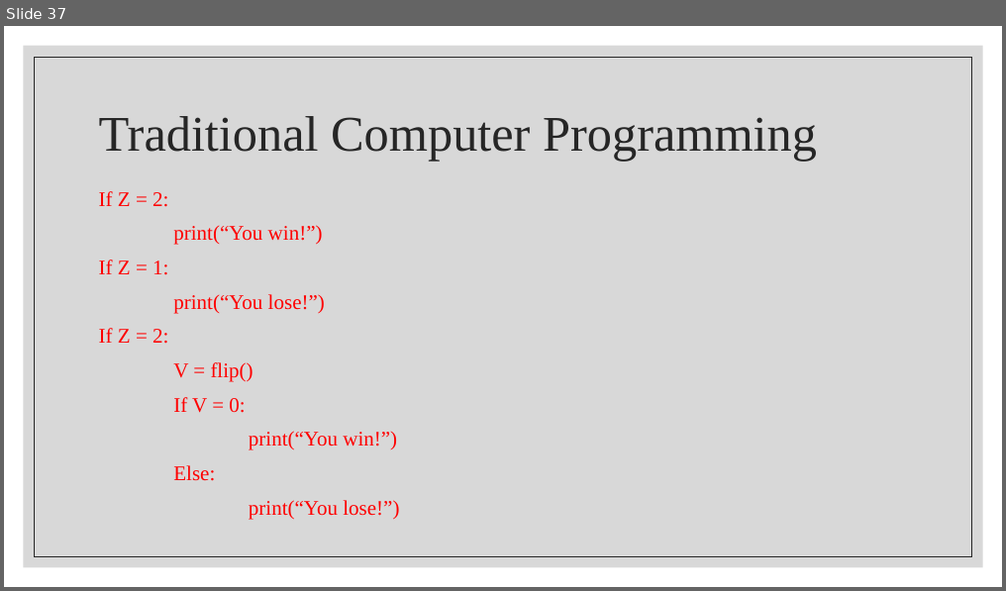
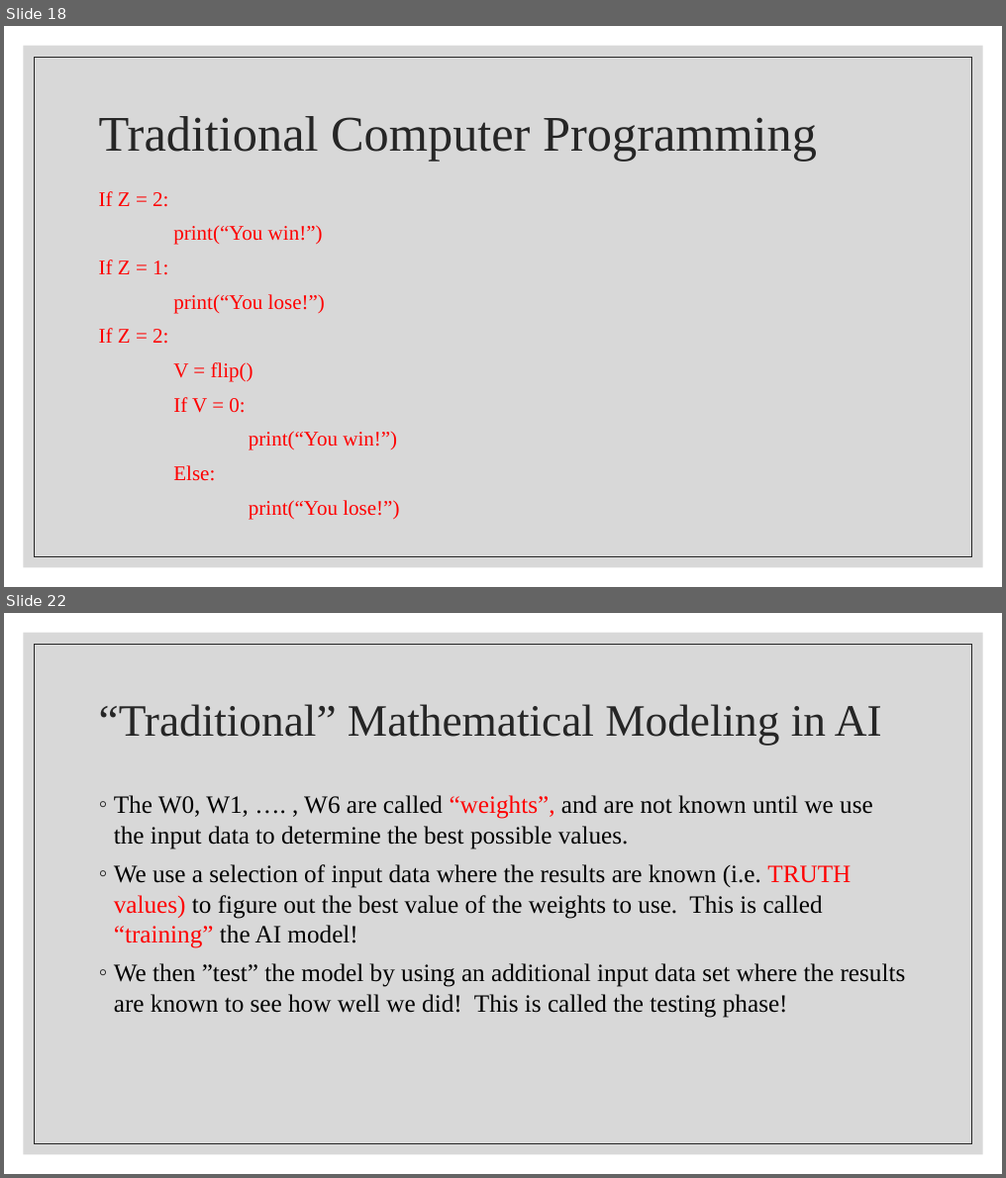
Before and after one commit to wutmeownow/phys441, a slide deck: JupyterNotebooks/LLS/Lecture3.pptx. Shown one above the other, each under a label of ours: slide 37 before the commit, slides 18 and 22 after it; the slides between them are not shown. The pictures are 1006x591 and 1006x1178 pixels, drawn with LibreOffice and Linux fonts; fonts in the diff are those of the drawing. Boxes give left, top, right and bottom in pixels: in the first picture for what was removed or moved away, otherwise in the second. Text is boxed around its words. In the diff, an @@ line names an element or a change of style, - is before the commit and + after.

```diff
--- a/JupyterNotebooks/LLS/Lecture3.pptx
+++ b/JupyterNotebooks/LLS/Lecture3.pptx
@@ slide 22 added at (x1=4, y1=613, x2=1002, y2=1174), background #FFFFFF; not listed: 2 template elements that a slide beside it also shows @@
@@ title added at (x1=99, y1=704, x2=882, y2=745), 43.2 pt, text #262626 @@
+“Traditional” Mathematical Modeling in AI
@@ text added at (x1=114, y1=795, x2=906, y2=1018), 24 pt, text #000000 @@
+◦ The W0, W1, …. , W6 are called “weights”, and are not known until we use the input data to determine the best possible values.
+◦ We use a selection of input data where the results are known (i.e. TRUTH values) to figure out the best value of the weights to use. This is called “training” the AI model!
+◦ We then ”test” the model by using an additional input data set where the results are known to see how well we did! This is called the testing phase!
@@ what was slide 37 is now slide 18 @@
```
Also in this commit, not shown: 1 slide changed, 4 other slides added, 19 slides removed, 2 other files.
